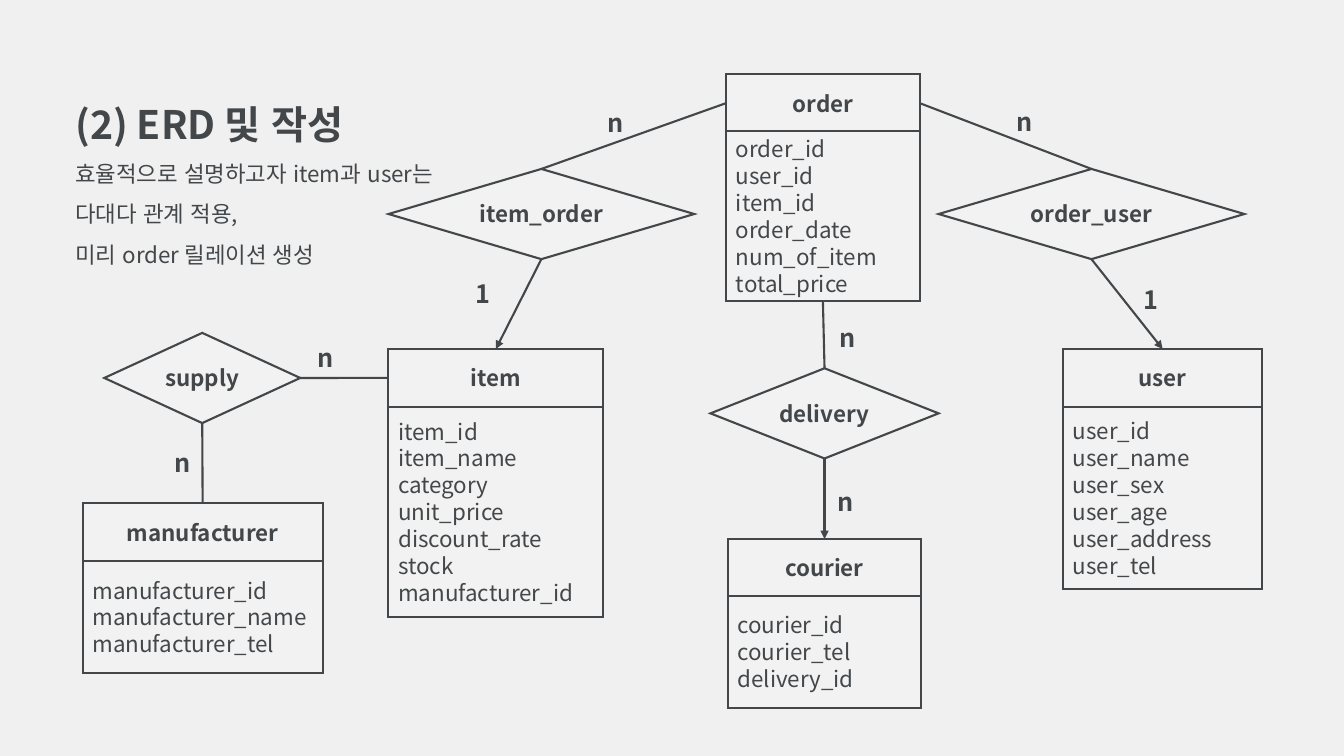
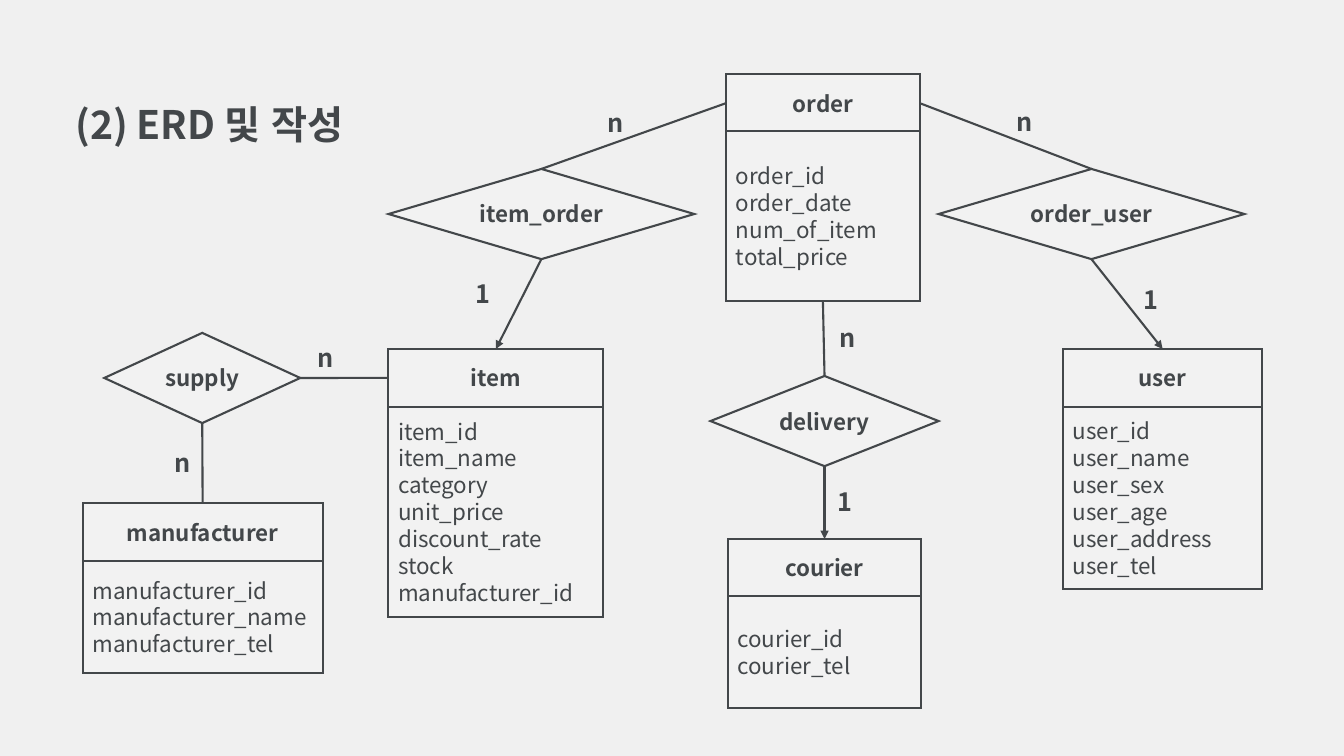
Before and after one commit to Archive-CAU/Database-Design, a slide deck: slide 5 of 데이터베이스설계 과제 4.pptx. Drawn at 1344x756 pixels with LibreOffice and Linux fonts; fonts in the diff are those of the drawing. Boxes give left, top, right and bottom in pixels: in the first picture for what was removed or moved away, otherwise in the second. Text is boxed around its words. In the diff, an @@ line names an element or a change of style, - is before the commit and + after.

```diff
--- a/데이터베이스설계 과제 4.pptx
+++ b/데이터베이스설계 과제 4.pptx
@@ text at (x1=75, y1=163, x2=434, y2=265): paragraphs removed @@
-효율적으로 설명하고자 item과 user는
-다대다 관계 적용,
-미리 order 릴레이션 생성
@@ text in rectangle at (x1=736, y1=166, x2=816, y2=214): paragraphs removed @@
-user_id
-item_id
@@ line moved from (825, 368) - (823, 300) to (825, 376) - (823, 300) @@
@@ diamond "delivery" moved from (x1=711, y1=368, x2=939, y2=459) to (x1=711, y1=376, x2=939, y2=467) @@
@@ arrow moved from (825, 459) - (825, 539) to (825, 466) - (825, 539) @@
@@ text at (x1=838, y1=492, x2=853, y2=511): text changed @@
-n
+1
@@ text in rectangle at (x1=738, y1=669, x2=854, y2=692): paragraph removed @@
-delivery_id
```
Also in this commit, not shown: 6 other slides changed, 13 slides added, 2 other files.
